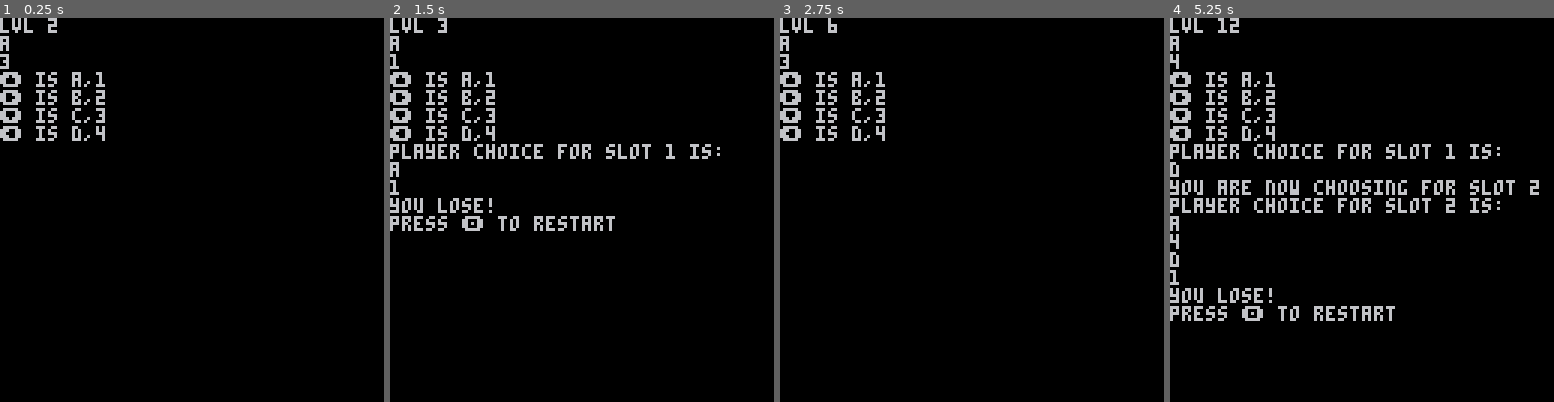
Above: before the commit, frames 1-4 (left to right).
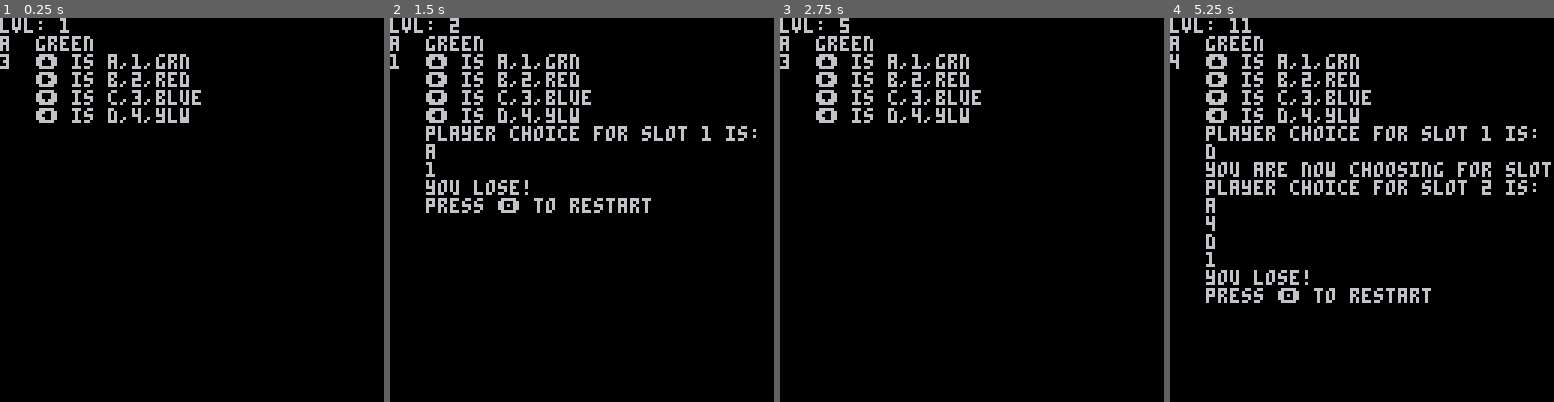
Above: after the commit, the same moments.

Repository: maleker86/p8-commute
Game: PICO-8 cartridge commute.p8
Same seed, same stepped clock (60 frames per second), same inputs: the game is played once before the commit and once after it.
Inputs:
- Up to frame 1 (0.25 s): no input
- Up to frame 2 (1.5 s): tap X (X key) at 0.33, 1.07 s; tap O (Z key) at 0.7 s
- Up to frame 3 (2.75 s): hold Right 1.6-2.1 s; tap O (Z key) at 1.7, 2.1, 2.5 s; tap X (X key) at 1.85 s; hold Up 2.15-2.42 s; hold Right from 2.47 s (still down)
- Up to frame 4 (5.25 s): tap O (Z key) every 0.4 s from 2.9 to 4.9 s; tap X (X key) at 2.97, 4.08, 5.2 s; release Right at 3.03 s; hold Left 3.08-3.58 s; hold Down 3.63-3.97 s; hold Right 4.02-4.68 s; hold Up 4.73-5.03 s; hold Left from 5.08 s (still down)

The runs differ from the first frame. In frame 1, 3.7% of the frame differs, in the area x 0-53%, y 0-33%; in frame 2, 8.4%; in frame 3, 3.7%; in frame 4, 13%, in the area x 0-100%, y 0-79%.

Commit message:
Check if A or 1. Not much else

Diff:
--- a/commute.p8
+++ b/commute.p8
@@ -5,23 +5,22 @@
 
 
 --globals
-lvl = 1
-round = 1
+lvl = 0
 phase = 1
 cmp_route={}
 plyr_route={}
 
 function _init()
 	cls()
-	mkrt()
+	mkcomprt()
 	gd()
 end
 
 function gd()
-	print("⬆️ is a,1")
-	print("➡️ is b,2")
-	print("⬇️ is c,3")
-	print("⬅️ is d,4")
+	print("⬆️ is a,1,grn")
+	print("➡️ is b,2,red")
+	print("⬇️ is c,3,blue")
+	print("⬅️ is d,4,ylw")
 end
 
 --plr inpt
@@ -93,9 +92,9 @@
 end
 
 --mk lvl rt
-function mkrt()
+function mkcomprt()
 	lvl = lvl+1
-	print("lvl "..lvl)
+	print("lvl: "..lvl)
 
 	rtlns={"a","b","c","d"}
 	ltlns={"1","2","3","4"}
@@ -104,6 +103,12 @@
 	rnd(ltlns)}
 
 	foreach(cmp_route,print)
+
+	if (cmp_route[1]=="a" or
+	cmp_route[2]=="1") then
+		print("green",12,6)
+	end
+
 end
 
 function _update()
